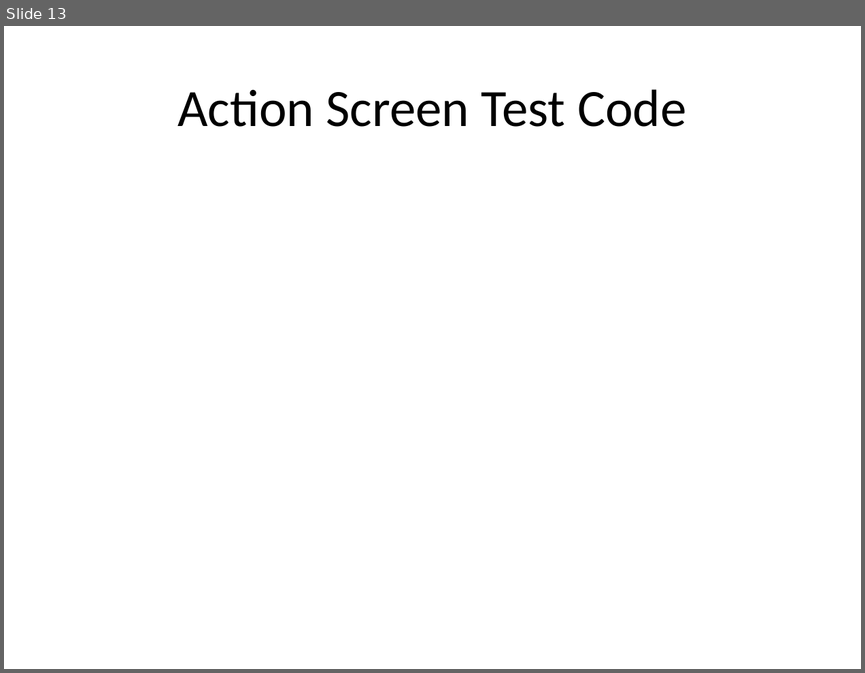
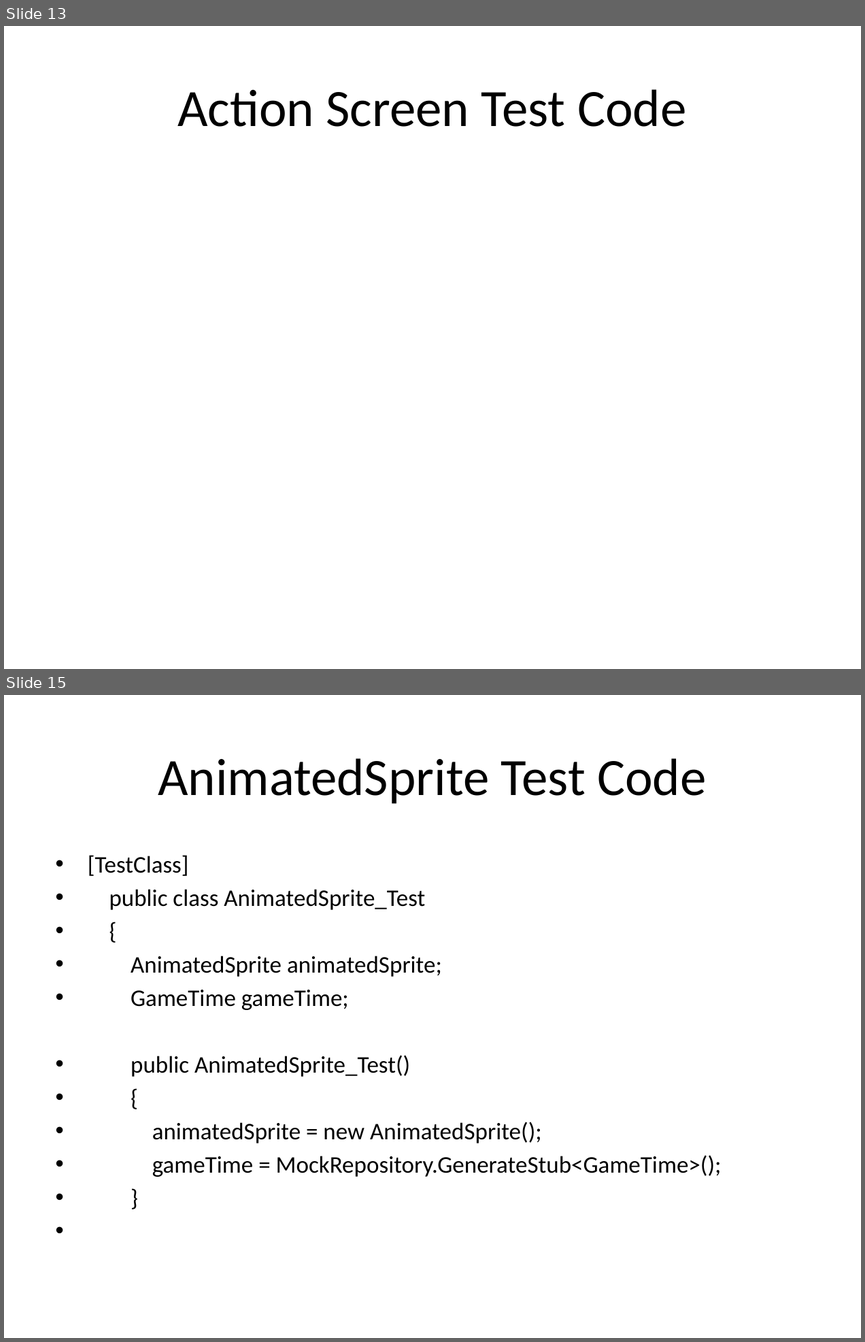
Before and after one commit to csce3513/Team15, a slide deck: Project Starfighter 1.0.pptx. Shown one above the other, each under a label of ours: slide 13 before the commit, slides 13 and 15 after it; the slides between them are not shown. The pictures are 865x673 and 865x1342 pixels, drawn with LibreOffice and Linux fonts; fonts in the diff are those of the drawing; background and template pictures are left out. Boxes give left, top, right and bottom in pixels: in the first picture for what was removed or moved away, otherwise in the second. Text is boxed around its words. In the diff, an @@ line names an element or a change of style, - is before the commit and + after.

```diff
--- a/Project Starfighter 1.0.pptx
+++ b/Project Starfighter 1.0.pptx
@@ slide 15 added at [4,695,861,1338], background picture (left out) @@
@@ title added at [158,758,706,804], 44 pt, text #000000 @@
+AnimatedSprite Test Code
@@ text added at [88,855,721,1176], 20 pt, text #000000 @@
+• [TestClass]
+• public class AnimatedSprite_Test
+• {
+• AnimatedSprite animatedSprite;
+• GameTime gameTime;
+• public AnimatedSprite_Test()
+• {
+• animatedSprite = new AnimatedSprite();
+• gameTime = MockRepository.GenerateStub<GameTime>();
+• }
```
Also in this commit, not shown: 16 other slides added.
